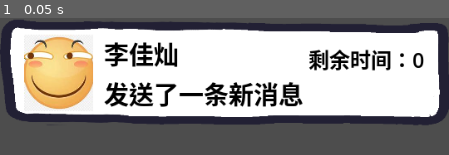
Above: before the commit, frame 1.
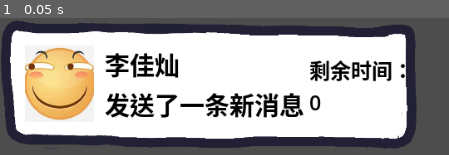
Above: after the commit, the same moment.

Repository: zhitian111/chat-bubble
Game: Godot game, scene res://chat_list/single_chat.tscn
Same seed, same stepped clock (60 frames per second), same inputs: the game is played once before the commit and once after it. This scene is started directly instead of the project's main scene.
Inputs:
- Up to frame 1 (0.05 s): no input

The runs differ from the first frame. In frame 1, 48% of the frame differs, in the area x 0-100%, y 1-95%.

Commit message:
chat_final_v4

Diff:
--- a/chat_list/single_chat.gd
+++ b/chat_list/single_chat.gd
@@ -37,7 +37,7 @@
 
 # 更新剩余时间
 func _process(_delta: float) -> void:
-	time.text = "剩余时间：" + str(int(timer.time_left))
+	time.text = "剩余时间：\n" + str(int(timer.time_left))
 
 
 func _on_button_button_down() -> void:
--- a/chat_list/single_chat.tscn
+++ b/chat_list/single_chat.tscn
@@ -30,12 +30,22 @@
 theme = SubResource("Theme_pa7s8")
 script = ExtResource("1_7mhey")
 
+[node name="MenuCharacter2" type="TextureRect" parent="."]
+z_index = -100
+layout_mode = 0
+offset_left = 1.0
+offset_top = 1.0
+offset_right = 501.0
+offset_bottom = 157.015
+texture = ExtResource("4_4ixrp")
+expand_mode = 5
+
 [node name="HBoxContainer" type="HBoxContainer" parent="."]
 layout_mode = 0
-offset_left = 21.0
-offset_top = 20.0
-offset_right = 365.0
-offset_bottom = 108.0
+offset_left = 22.0
+offset_top = 33.0
+offset_right = 366.0
+offset_bottom = 121.0
 theme = SubResource("Theme_ddb3e")
 
 [node name="avatar" type="TextureRect" parent="HBoxContainer"]
@@ -78,17 +88,17 @@
 [node name="Button" type="Button" parent="."]
 modulate = Color(1, 1, 1, 0)
 layout_mode = 0
-offset_left = 21.0
-offset_top = 20.0
-offset_right = 561.0
-offset_bottom = 132.0
+offset_left = 22.0
+offset_top = 1.0
+offset_right = 522.0
+offset_bottom = 157.0
 
 [node name="TimerBox" type="VBoxContainer" parent="."]
 layout_mode = 2
-offset_left = 371.0
-offset_top = 31.0
-offset_right = 496.0
-offset_bottom = 137.0
+offset_left = 372.0
+offset_top = 44.0
+offset_right = 497.0
+offset_bottom = 150.0
 
 [node name="time" type="Label" parent="TimerBox"]
 layout_mode = 2
@@ -96,13 +106,4 @@
 66：66"
 label_settings = SubResource("LabelSettings_ayd4r")
 
-[node name="MenuCharacter2" type="TextureRect" parent="."]
-z_index = -100
-layout_mode = 0
-offset_left = 1.32322e-05
-offset_right = 1064.0
-offset_bottom = 332.0
-scale = Vector2(0.508459, 0.388554)
-texture = ExtResource("4_4ixrp")
-
 [connection signal="button_down" from="Button" to="." method="_on_button_button_down"]
